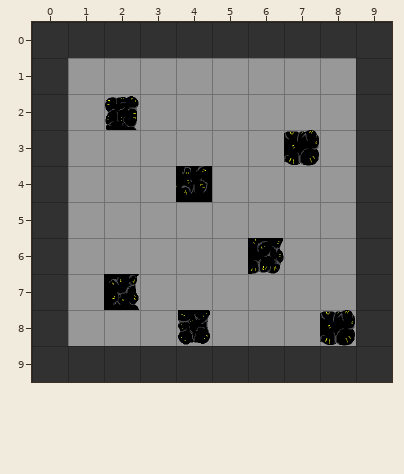
A Tiled map gets an edit: Terrain mecanic/Ressources/1erdraft.tmx. The first picture shows the starting point.
Cells are 64x64 px. Shown: x 0..9, y 0..9.
The result:
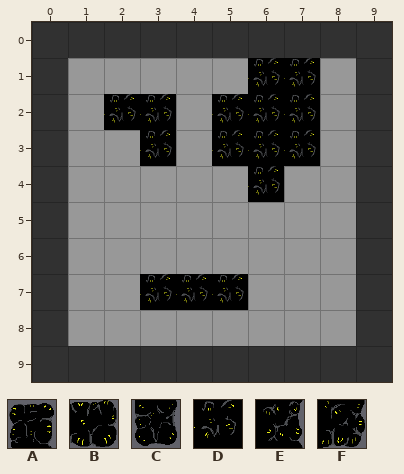
Key: from "temp tileset": A 158, B 161, C 258, D 260, E 261, F 311.
_ is an empty cell.
Objects are placed by their top-left corner, in cells (3,4 is the top-left corner of cell 3,4); size is 1x1 cell unless given.
Tiles of an added or newly shown layer are drawn over the layers below it.
From old to new:
Layer "blobs" (added):
y 1: x 6..7 __ -> DD
y 2: x 2..3 __ -> DD; x 5..7 ___ -> DDD
y 3: x 3 _ -> D; x 5..7 ___ -> DDD
y 4: x 6 _ -> D
y 7: x 3..5 ___ -> DDD
Layer "terre":
removed: A at 2,2
removed: B at 7,3
removed: D at 4,4
removed: F at 6,6
removed: E at 2,7
removed: C at 4,8
removed: B at 8,8
